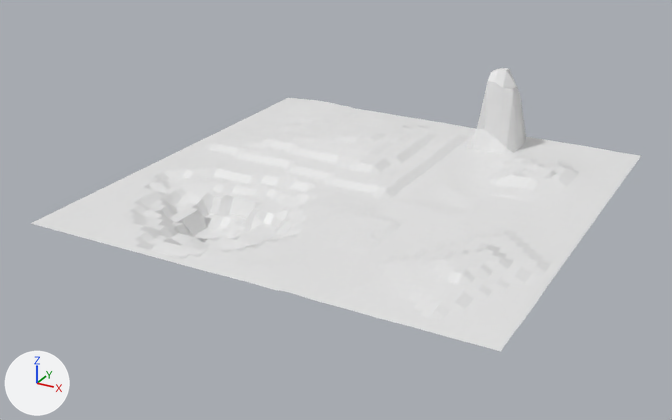
What one commit did to the glTF model res/level.glb.
Rendered twice from a 50 mm lens placed at (350.0, -685.0, 314.0), pointed at (-12.0, -27.0, -15.0). The lights are fixed; the arrows at lower left show +X, +Y and +Z.
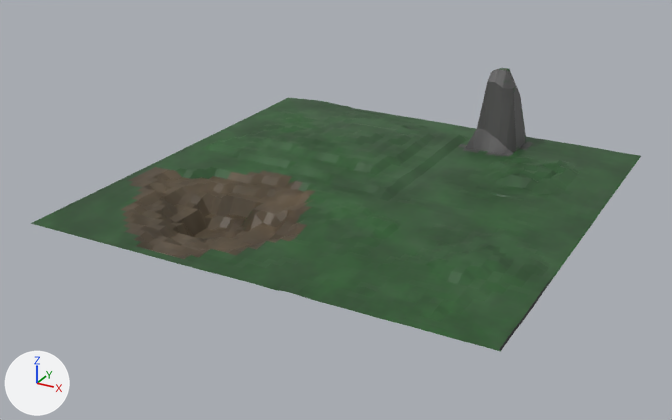
Pixel boxes [x1, y1, x2, y2] of what changed, in the pictures (672 x 420 px):
'Plane', recoloured (white to green): [31, 68, 641, 352] in both

The change, as a list of edits to the scene's bpy script:
```text
Add img_untitled:
    img_untitled = load_image('Untitled', '_unpacked/Untitled', 512, 512, 'sRGB')
Add mat_material:
    mat_material = principled_material('Material')
    mat_material.texture = img_untitled
Change me_plane_001:
    where me_plane_001.from_pydata(...)  # 2704 vertices, 5202 faces; spans x -200.0..201.0, y -201.0..201.0, z -28.0..78.0
    add me_plane_001.materials.append(mat_material)  # picture img_untitled
```
